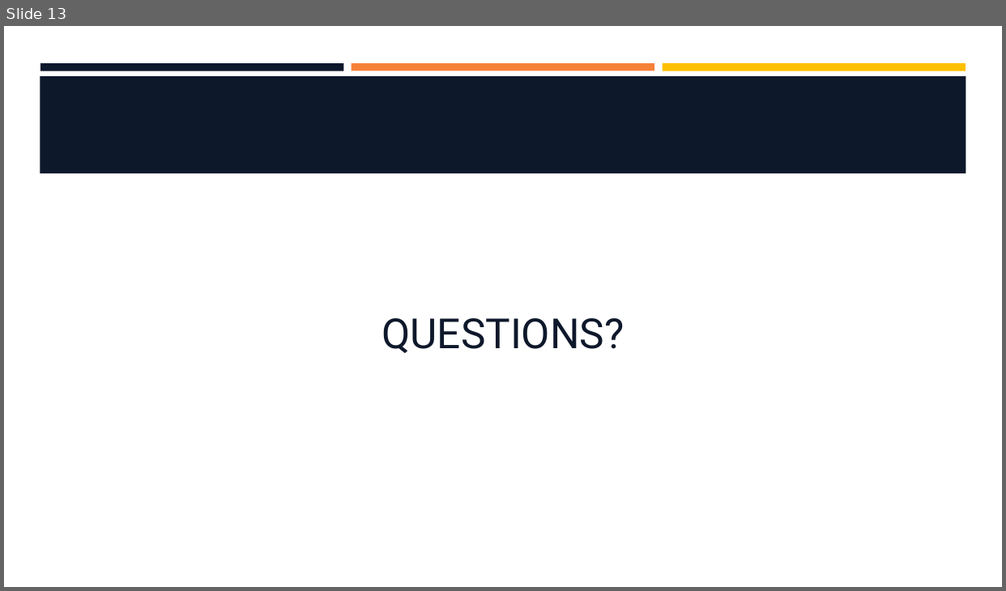
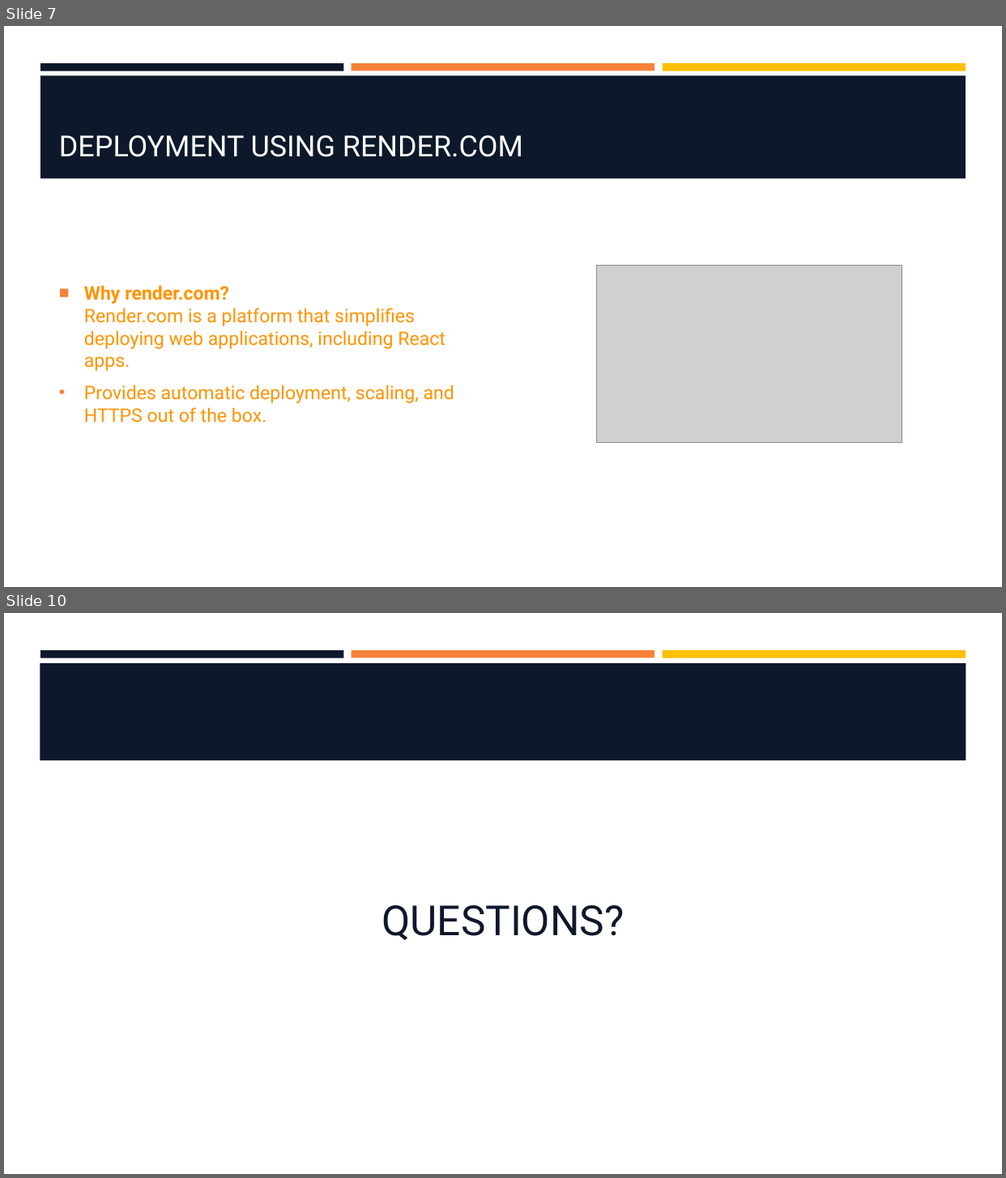
Before and after one commit to hawkeye1900/SBC-Sept24, a slide deck: week-9/W9-S3-Rendering-API-Deployment/W9-S3-Rendering-API-Deployment.pptx. Shown one above the other, each under a label of ours: slide 13 before the commit, slides 7 and 10 after it; the slides between them are not shown. The pictures are 1006x591 and 1006x1178 pixels, drawn with LibreOffice and Linux fonts; fonts in the diff are those of the drawing; grey boxes stand for pictures; background and template pictures are left out. Boxes give left, top, right and bottom in pixels: in the first picture for what was removed or moved away, otherwise in the second. Text is boxed around its words. In the diff, an @@ line names an element or a change of style, - is before the commit and + after.

```diff
--- a/week-9/W9-S3-Rendering-API-Deployment/W9-S3-Rendering-API-Deployment.pptx
+++ b/week-9/W9-S3-Rendering-API-Deployment/W9-S3-Rendering-API-Deployment.pptx
@@ slide 7 added at bbox=[4, 26, 1002, 587], background #FFFFFF; not listed: 3 template elements that a slide beside it also shows @@
@@ rectangle added at bbox=[40, 75, 966, 179], fill #0E182B @@
@@ title added at bbox=[59, 135, 523, 157], 28 pt, text #FFFFFF @@
+DEPLOYMENT USING RENDER.COM
@@ picture added at bbox=[596, 265, 901, 443] @@
@@ text added at bbox=[84, 285, 454, 423], 18 pt, text #FF9300 @@
+■ Why render.com?
+  Render.com is a platform that simplifies deploying web applications, including React apps.
+• Provides automatic deployment, scaling, and HTTPS out of the box.
@@ what was slide 13 is now slide 10 @@
```
Also in this commit, not shown: 4 slides changed, 4 other slides added, 8 slides removed, 1 other file.
